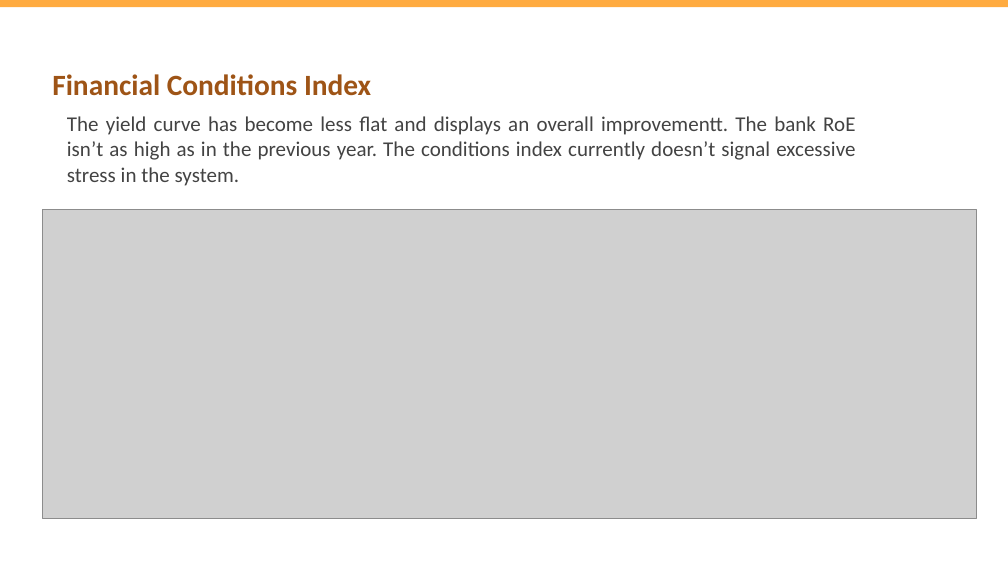
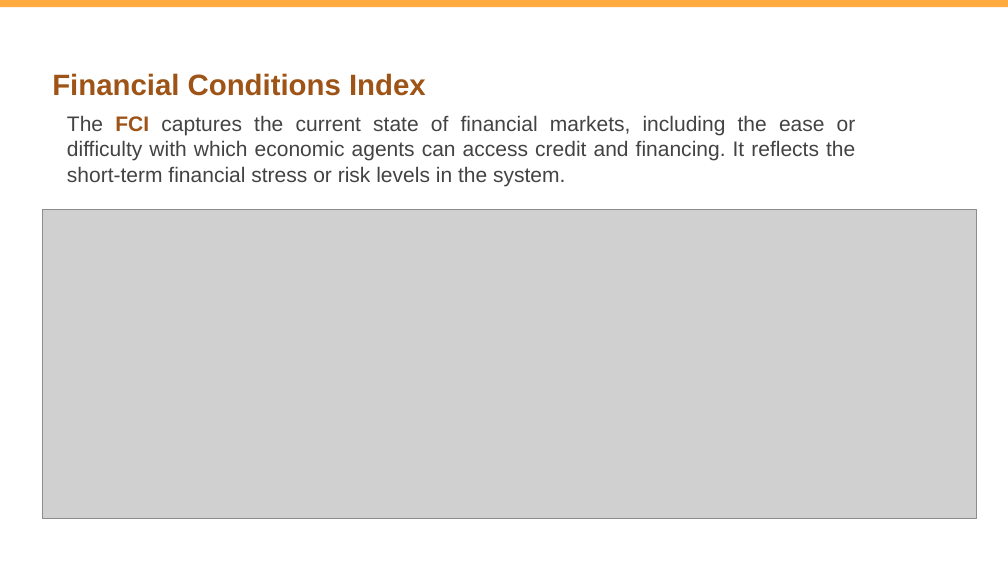
Before and after one commit to vlad-yeghiazaryan/armenian-gar, a slide deck: slide 4 of Presentations/Growth at Risk Armenia periodical 2024Q3.pptx. Drawn at 1008x567 pixels with LibreOffice and Linux fonts; fonts in the diff are those of the drawing; grey boxes stand for pictures. Boxes give left, top, right and bottom in pixels: in the first picture for what was removed or moved away, otherwise in the second. Text is boxed around its words. In the diff, an @@ line names an element or a change of style, - is before the commit and + after.

```diff
--- a/Presentations/Growth at Risk Armenia periodical 2024Q3.pptx
+++ b/Presentations/Growth at Risk Armenia periodical 2024Q3.pptx
@@ title "Financial Conditions Index" at (x1=52, y1=73, x2=426, y2=96): font Calibri to Arial @@
@@ text at (x1=67, y1=115, x2=856, y2=186): text changed; font Calibri to Arial @@
-The yield curve has become less flat and displays an overall improvementt. The bank RoE isn’t as high as in the previous year. The conditions index currently doesn’t signal excessive stress in the system.
+The FCI captures the current state of financial markets, including the ease or difficulty with which economic agents can access credit and financing. It reflects the short-term financial stress or risk levels in the system.
```
Also in this commit, not shown: 5 other slides changed, 5 slides added, 6 slides removed, 17 other files.
